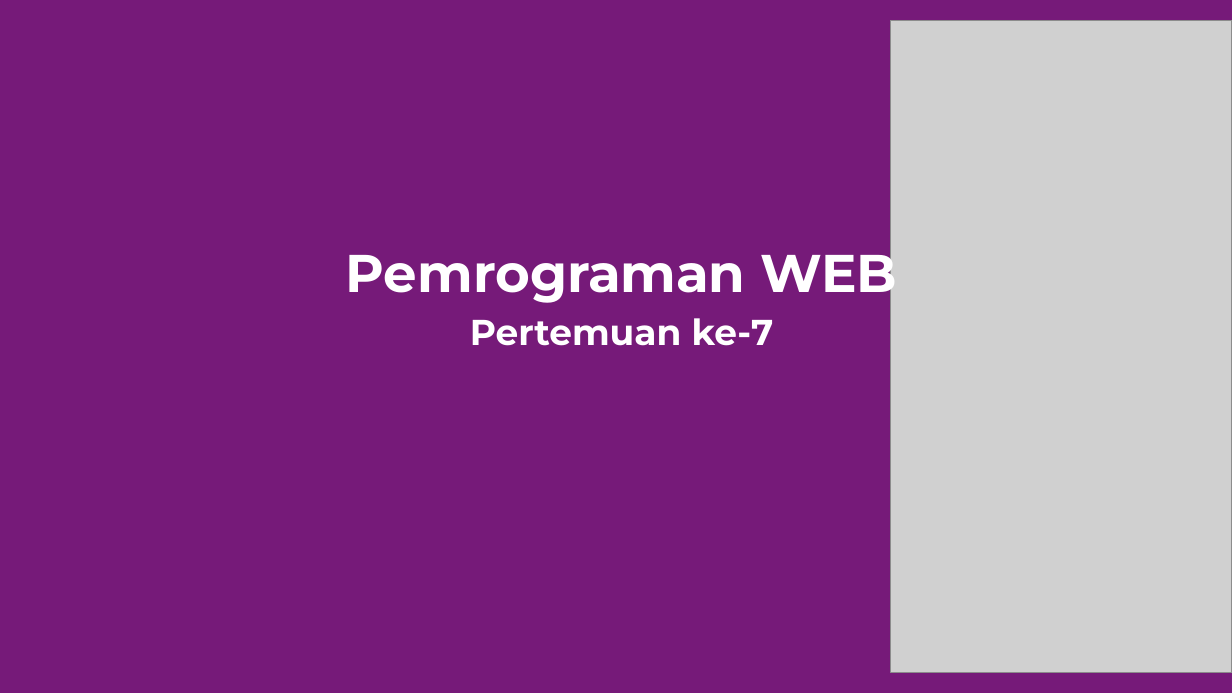
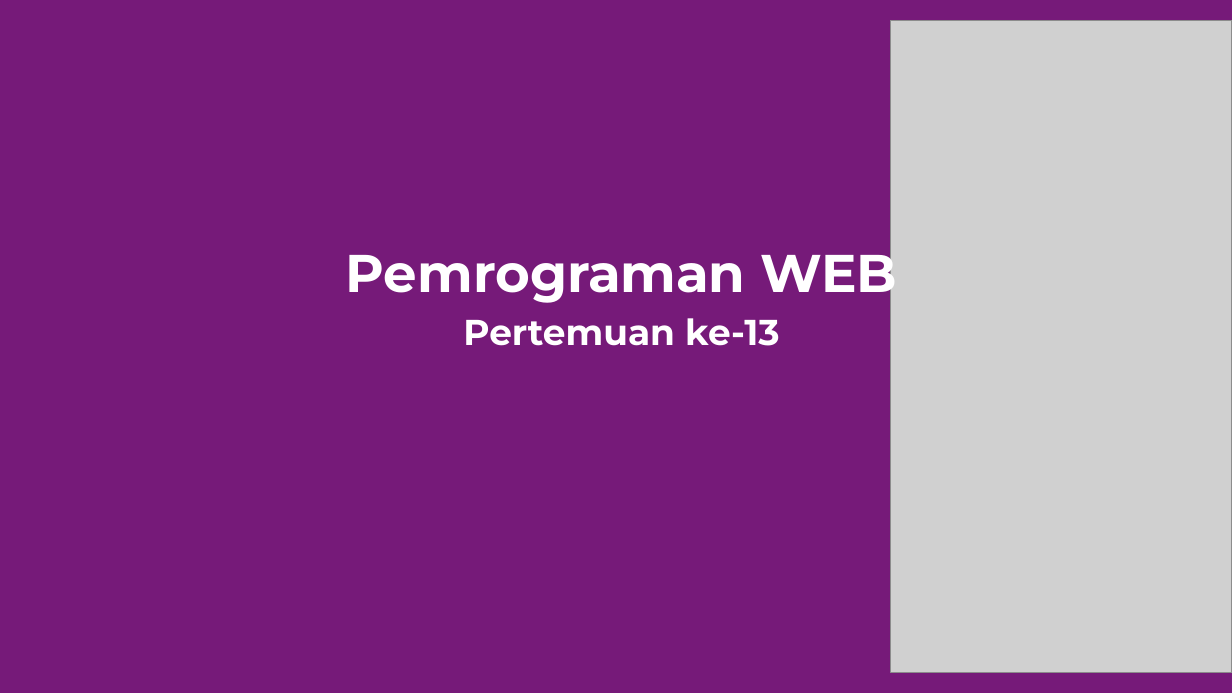
Before and after one commit to rikialdi/pemprograman-web-2022, a slide deck: slide 1 of Materi/Pertemuan - 13.pptx. Drawn at 1232x693 pixels with LibreOffice and Linux fonts; fonts in the diff are those of the drawing; grey boxes stand for pictures. Boxes give left, top, right and bottom in pixels: in the first picture for what was removed or moved away, otherwise in the second. Text is boxed around its words. In the diff, an @@ line names an element or a change of style, - is before the commit and + after.

```diff
--- a/Materi/Pertemuan - 13.pptx
+++ b/Materi/Pertemuan - 13.pptx
@@ text at bbox=[463, 318, 779, 346]: text changed @@
-Pertemuan ke-7
+Pertemuan ke-13
```
Also in this commit, not shown: 1 other slide changed, 4 slides added, 1 slide removed, 41 other files.
